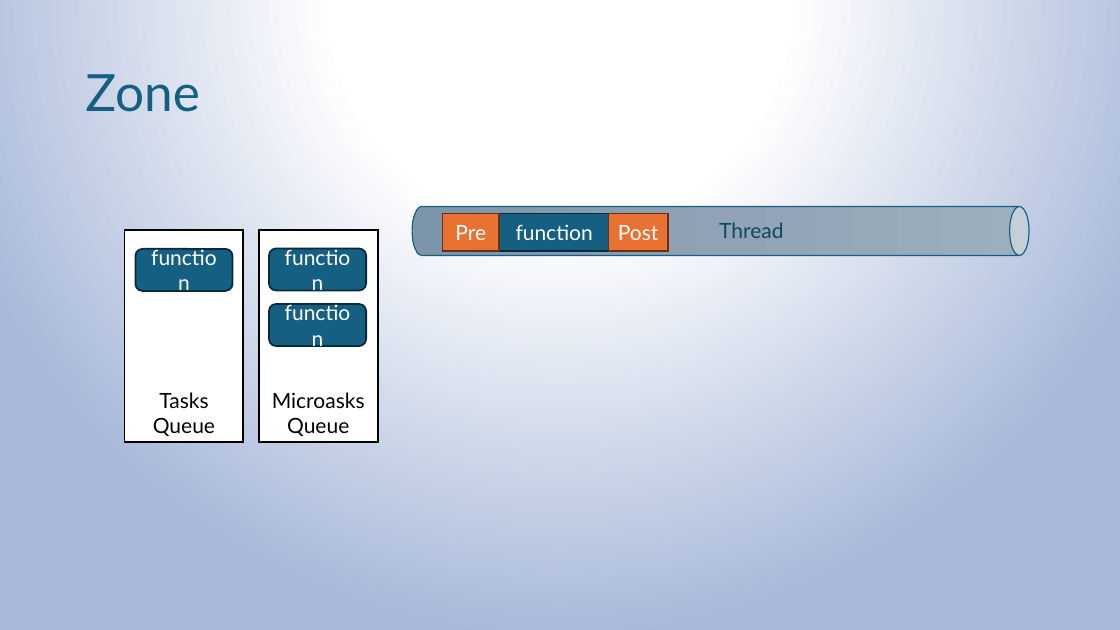
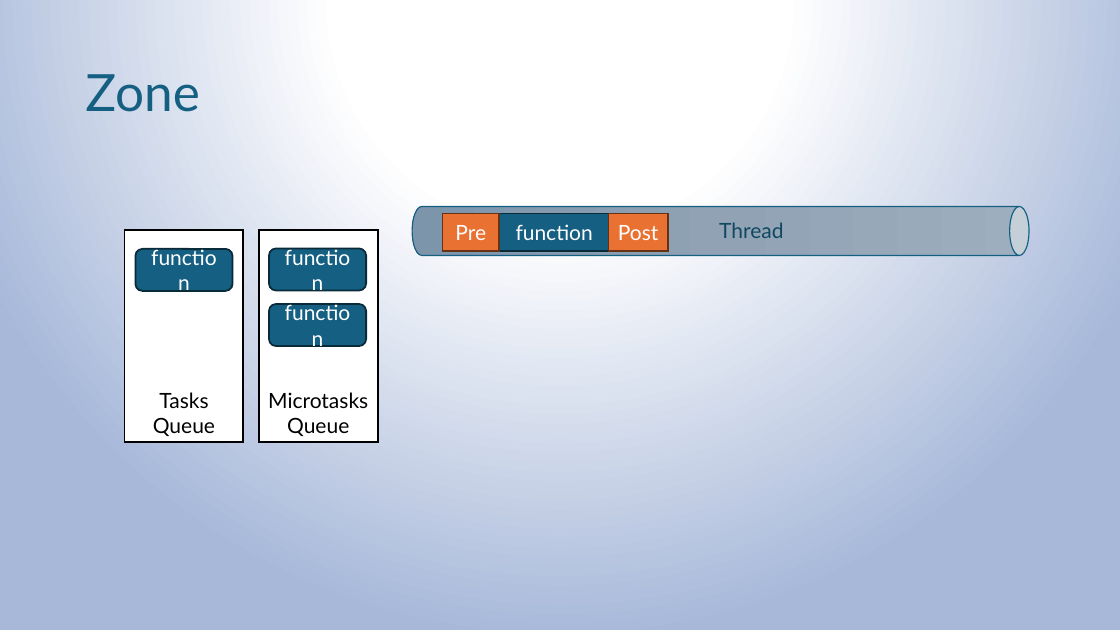
Before and after one commit to kobi-hari-udemy/angular-signals, a slide deck: slide 3 of slides/change detection.pptx. Drawn at 1120x630 pixels with LibreOffice and Linux fonts; fonts in the diff are those of the drawing. Boxes give left, top, right and bottom in pixels: in the first picture for what was removed or moved away, otherwise in the second. Text is boxed around its words. In the diff, an @@ line names an element or a change of style, - is before the commit and + after.

Commit message:
Fixed lecture S02L05

```diff
--- a/slides/change detection.pptx
+++ b/slides/change detection.pptx
@@ text in rectangle at (x1=268, y1=392, x2=368, y2=436): text changed @@
-Microasks Queue
+Microtasks Queue
```
Also in this commit, not shown: 6 other files.
